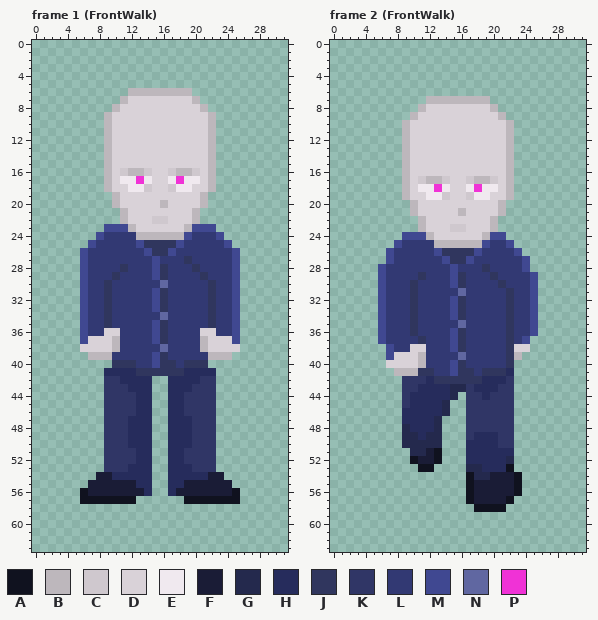
Pixel-art file -- godot/godot_4/2023/tournament_at_adashi_school/assets/NPC_Asset_Generation.aseprite. Above, as it was before the edit.
32x64 pixels, 24 frames. Shown: frame 1 (FrontWalk), frame 2 (FrontWalk). The commit also changed other frames, which this record leaves out.
Palette (. is transparent): A #10121f  B #bdb7bc  C #cfc8ce  D #d9d2d8  E #f0e9ef  F #1a1c36  G #24294d  H #262c5c  J #30365e  K #303666  L #323973  M #404891  N #6067a1  P #f032d6
New version:
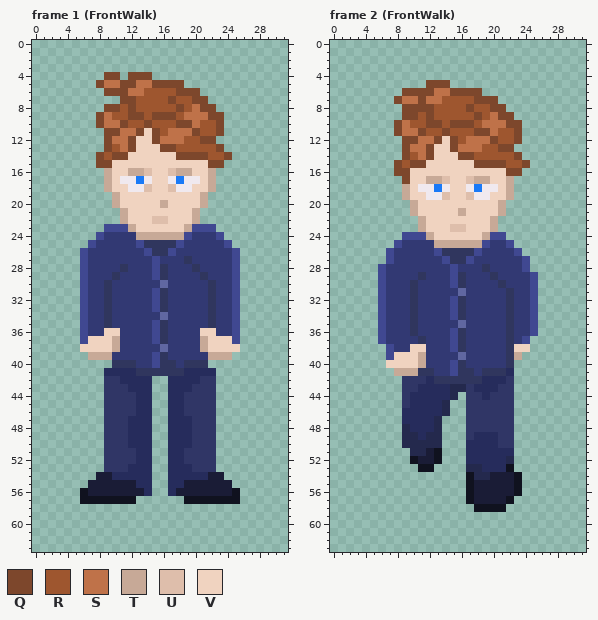
Colours new in this view: Q #7d472c  R #9e562f  S #bf7249  T #c7a997  U #debeab  V #f0d3c0
The commit says: Created 4-way animation for the main character
Change:
layer "Male/Head/HeadShape" added
layer "Male/Head/Face" added
layer "Male/Head/HairStyles/Hair" added
layer "Male/Head" removed
@@ palette @@
-P #f032d6
+P #1979f7
--- frame 1 (FrontWalk)
@@ x 6..26 @@
  3 .....................
- 4 .....................
- 5 .....................
- 6 ......BBBBBBBB.......
- 7 .....BDDDDDDDDB......
- 8 ....BDDDDDDDDDDB.....
- 9 ...BDDDDDDDDDDDDB....
-10 ...BDDDDDDDDDDDDB....
-11 ...BDDDDDDDDDDDDB....
-12 ...BDDDDDDDDDDDDB....
-13 ...BDDDDDDDDDDDDB....
-14 ...BDDDDDDDDDDDDB....
-15 ...BDDDDDDDDDDDDB....
-16 ...BDCBBCDDCBBCDB....
-17 ...BDEEPEDDEPEEDB....
-18 ...BDDEECDDCEEDDB....
-19 ....BDDDDDDDDDDB.....
-20 ....BDDDDDBDDDDB.....
-21 .....BDDDDDDDDB......
-22 .....BDDDCCDDDB......
-23 ...MMMBDDDDDDBMMM....
-24 ..MLLLLBBBBBBMLLLM...
+ 4 ...QQ.QQQ............
+ 5 ..QSSQQSSQQQQ........
+ 6 ...QQQSSRRRRQQQ......
+ 7 .....QQRRRRQRRQQ.....
+ 8 ...QQRQRRRRRQRSQQ....
+ 9 ..QSRRQQRQQQRSSSQQ...
+10 ..QSSQRRQRRRQQSRRQ...
+11 ...QQSSQVQRSSSQRRQ...
+12 ...QSSQVVQSSSRRQQ....
+13 ...QRSQVVVQQRRRRRQ...
+14 ..QRQQVVVVVVQQQQRRQ..
+15 ..QQVVVVVVVVVVVVQQ...
+16 ...TVVTTUVVUTTVVT....
+17 ...TVEEPEVVEPEEVT....
+18 ...TVVEEUVVUEEVVT....
+19 ....TVVVVVVVVVVT.....
+20 ....TVVVVVTVVVVT.....
+21 .....TVVVVVVVVT......
+22 .....TVVVUUVVVT......
+23 ...MMMTVVVVVVTMMM....
+24 ..MLLLLTTTTTTMLLLM...
 25 .MLLLLLMJJJJMLLLLLM..
@@ x 0..31 @@
 35 ......MLLJLLLLLMJLLLLLJLLM......
-36 ......MLLDDLLLLMJLLLLDDLLM......
-37 ......MDDDBLLLLMJLLLLBDDDM......
-38 ......DDDDBLLLLLNLLLLBDDDD......
-39 .......BBBLLLLLMJLLLLLBBB.......
+36 ......MLLVVLLLLMJLLLLVVLLM......
+37 ......MVVVTLLLLMJLLLLTVVVM......
+38 ......VVVVTLLLLLNLLLLTVVVV......
+39 .......TTTLLLLLMJLLLLLTTT.......
 40 ..........JJJLLMJJLJJJ..........
--- frame 2 (FrontWalk)
@@ x 6..26 @@
  4 .....................
- 5 .....................
- 6 .....................
- 7 ......BBBBBBBB.......
- 8 .....BDDDDDDDDB......
- 9 ....BDDDDDDDDDDB.....
-10 ...BDDDDDDDDDDDDB....
-11 ...BDDDDDDDDDDDDB....
-12 ...BDDDDDDDDDDDDB....
-13 ...BDDDDDDDDDDDDB....
-14 ...BDDDDDDDDDDDDB....
-15 ...BDDDDDDDDDDDDB....
-16 ...BDDDDDDDDDDDDB....
-17 ...BDCBBCDDCBBCDB....
-18 ...BDEEPEDDEPEEDB....
-19 ...BDDEECDDCEEDDB....
-20 ....BDDDDDDDDDDB.....
-21 ....BDDDDDBDDDDB.....
-22 .....BDDDDDDDDB......
-23 .....BDDDCCDDDB......
-24 ...MMMBDDDDDDBMM.....
-25 ..MLLLLBBBBBBMLLM....
+ 5 ......QQQ............
+ 6 ...QQQQSSQQQQ........
+ 7 ..QSSQSSRRRRQQQ......
+ 8 ...QQQQRRRRQRRQQ.....
+ 9 ...QQRQRRRRRQRSQQ....
+10 ..QSRRQQRQQQRSSSQQ...
+11 ..QSSQRRQRRRQQSRRQ...
+12 ...QQSSQVQRSSSQRRQ...
+13 ...QSSQVVQSSSRRQQ....
+14 ...QRSQVVVQQRRRRRQ...
+15 ..QRQQVVVVVVQQQQRRQ..
+16 ..QQVVVVVVVVVVVVQQ...
+17 ...QVVTTUVVUTTVVT....
+18 ...TVEEPEVVEPEEVT....
+19 ...TVVEEUVVUEEVVT....
+20 ....TVVVVVVVVVVT.....
+21 ....TVVVVVTVVVVT.....
+22 .....TVVVVVVVVT......
+23 .....TVVVUUVVVT......
+24 ...MMMTVVVVVVTMM.....
+25 ..MLLLLTTTTTTMLLM....
 26 .MLLLLLMJJJJMLLLLM...
@@ x 5..26 @@
 37 .MLLLLJLLLMJLLLLLJLM..
-38 ..MLLDDLLLMJLLLLLJDD..
-39 ..MDDDBLLLLNLLLLLJB...
-40 ..DDDDBLLLMJLLLLLJ....
-41 ...BBBJJLLMJJLJJJH....
+38 ..MLLVVLLLMJLLLLLJVV..
+39 ..MVVVTLLLLNLLLLLJT...
+40 ..VVVVTLLLMJLLLLLJ....
+41 ...TTTJJLLMJJLJJJH....
 42 ....KKKHJJJJJJHHHK....
Where, in picture pixels (left, top, right, bottom), the same in both pictures:
changed: (96, 72, 232, 240)
changed: (80, 328, 120, 360)
changed: (200, 328, 240, 360)
changed: (394, 80, 530, 248)
changed: (386, 344, 426, 376)
changed: (514, 344, 530, 360)
